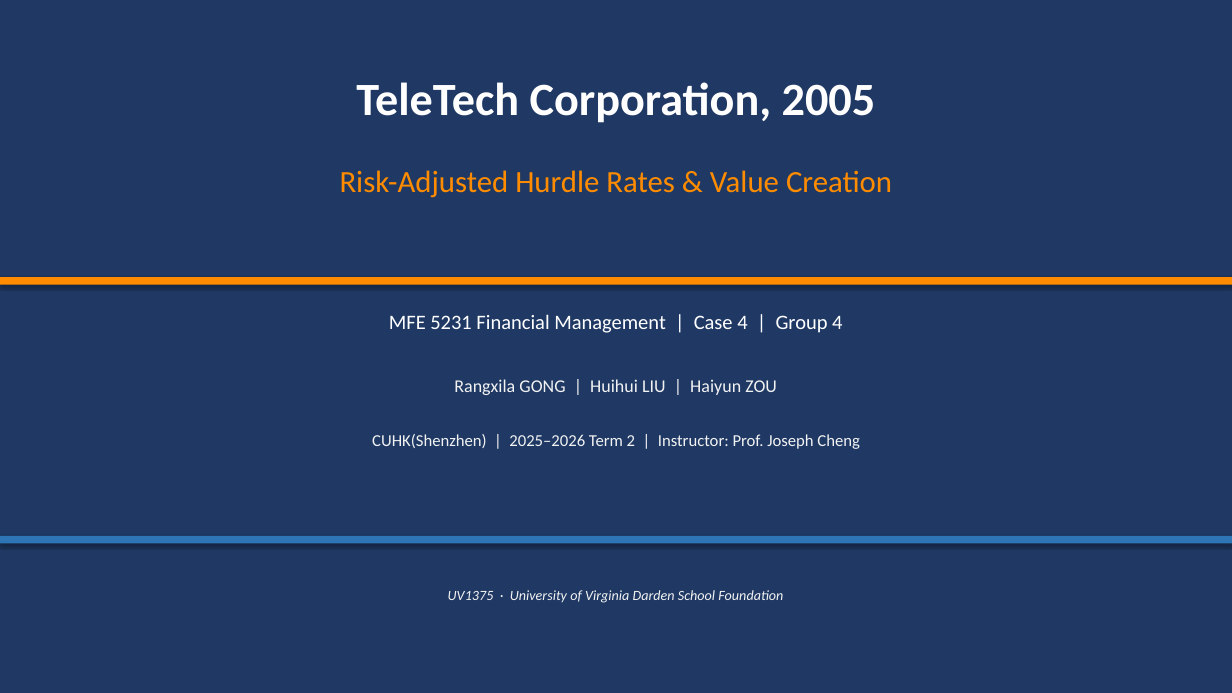
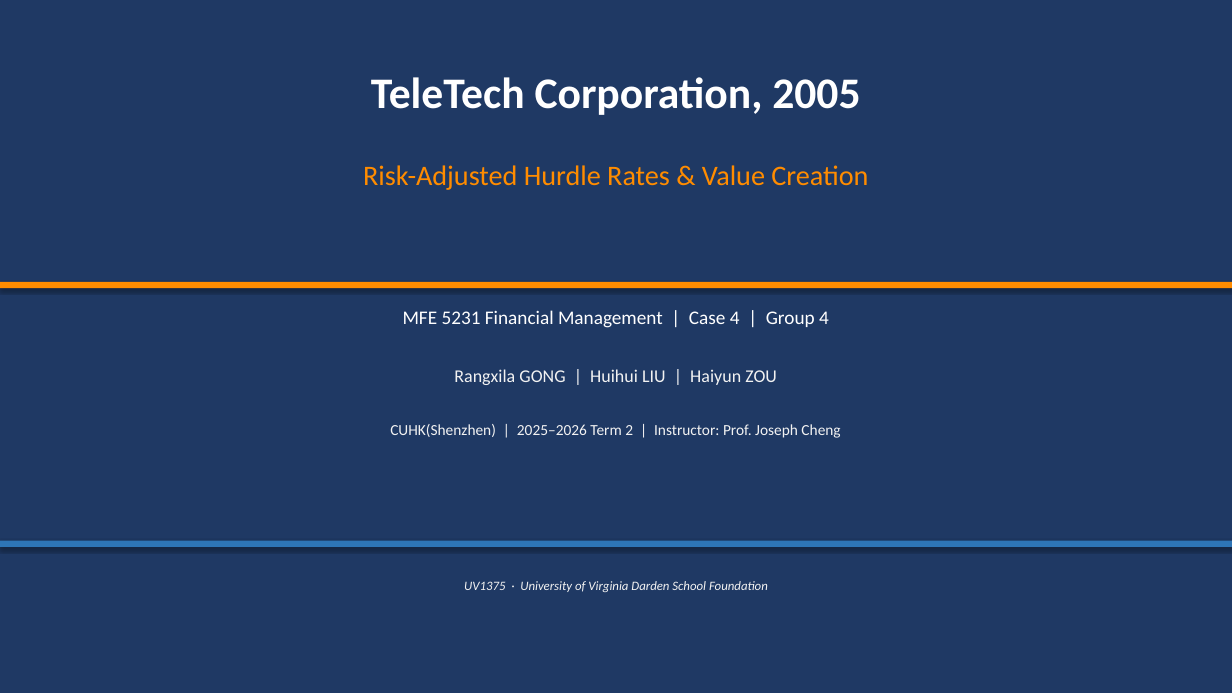
Before and after one commit to zou-haiyun-316/mfe5231casestudy, a slide deck: slide 1 of TeleTech_Case4_Presentation.pptx. Drawn at 1232x693 pixels with LibreOffice and Linux fonts; fonts in the diff are those of the drawing. Boxes give left, top, right and bottom in pixels: in the first picture for what was removed or moved away, otherwise in the second. Text is boxed around its words. In the diff, an @@ line names an element or a change of style, - is before the commit and + after.

```diff
--- a/TeleTech_Case4_Presentation.pptx
+++ b/TeleTech_Case4_Presentation.pptx
@@ text "TeleTech Corporation, 2005" at (371,77,860,115): size 36 to 34 pt @@
@@ text "Risk-Adjusted Hurdle Rates & Value ..." at (363,165,868,190): size 24 to 22 pt @@
@@ rectangle: place and size @@
-rectangle at (0,277,1232,285)
+rectangle at (0,282,1232,288)
@@ text "MFE 5231 Financial Management | ..." at (403,310,829,328): size 16 to 15 pt @@
@@ text "CUHK(Shenzhen) | 2025–2026 Term 2 ..." at (390,424,840,438): size 13 to 12 pt @@
@@ rectangle: place and size @@
-rectangle at (0,536,1232,543)
+rectangle at (0,541,1232,547)
@@ 3 texts: place and size @@
-3 texts at (372,379,860,603)
+3 texts at (390,369,840,592)
@@ text "UV1375 · University of Virginia ..." at (464,581,768,592): size 11 to 10 pt @@
```
Also in this commit, not shown: 4 other slides changed, 8 slides added, 9 slides removed, 1 other file.
